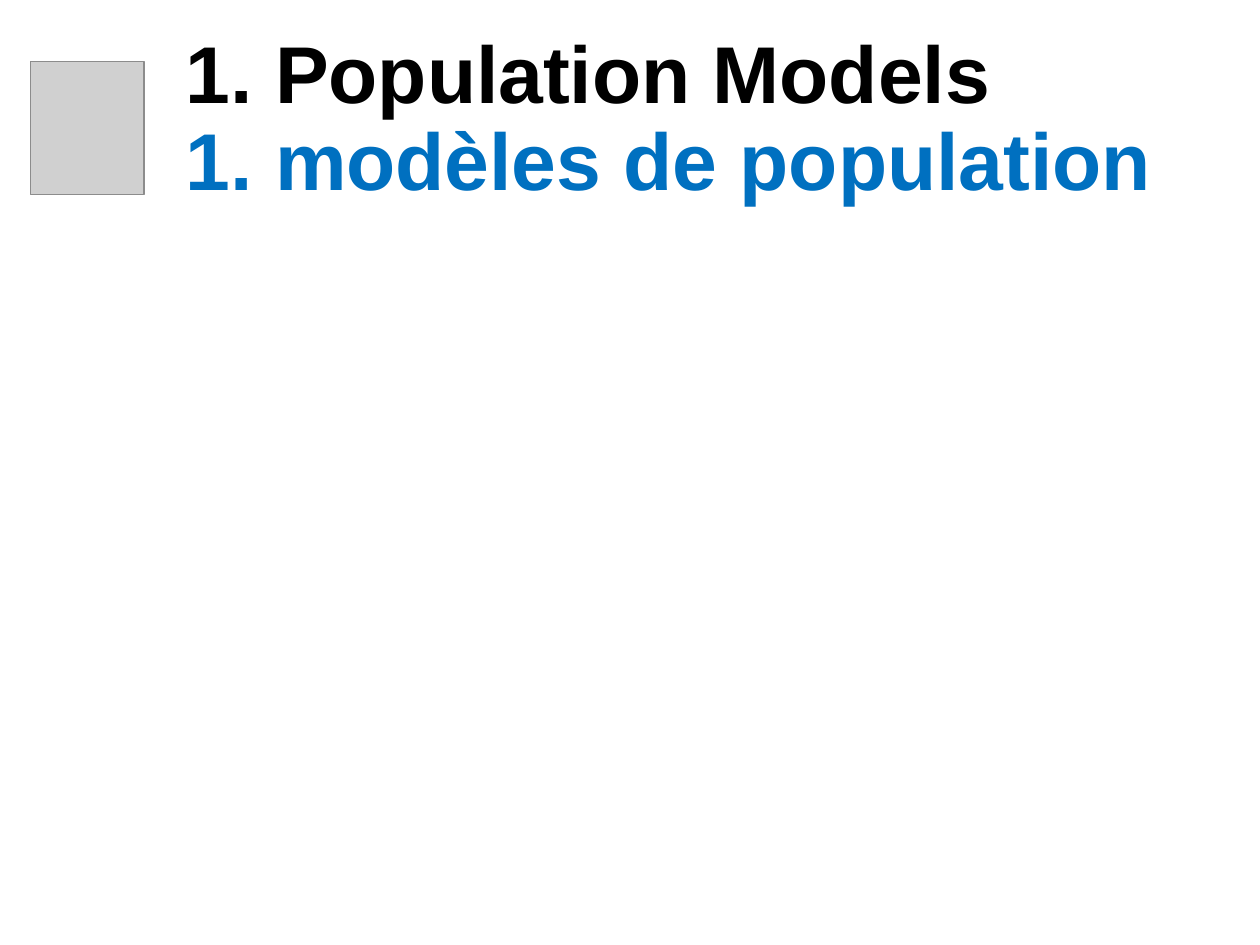
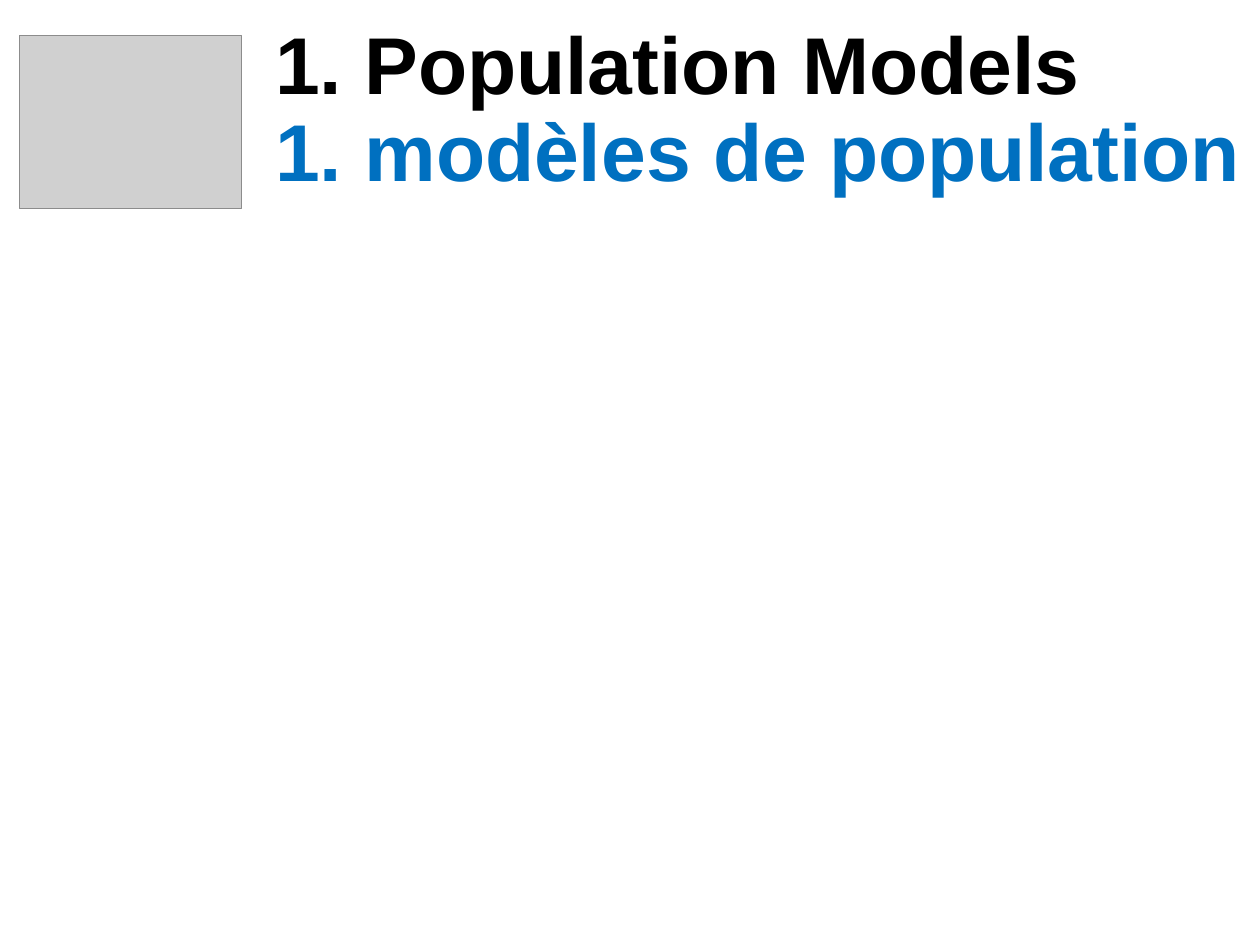
Before and after one commit to brooklabteam/E2M2, a slide deck: slide 13 of E2M2-2020/Lectures-ppt/IntroCompartmentalModels.pptx. Drawn at 1260x945 pixels with LibreOffice and Linux fonts; fonts in the diff are those of the drawing; grey boxes stand for pictures. Boxes give left, top, right and bottom in pixels: in the first picture for what was removed or moved away, otherwise in the second. Text is boxed around its words. In the diff, an @@ line names an element or a change of style, - is before the commit and + after.

```diff
--- a/E2M2-2020/Lectures-ppt/IntroCompartmentalModels.pptx
+++ b/E2M2-2020/Lectures-ppt/IntroCompartmentalModels.pptx
@@ picture added at (x1=19, y1=35, x2=241, y2=209) @@
@@ title "1. Population Models 1. modèles ..." moved from (x1=186, y1=44, x2=1151, y2=205) to (x1=275, y1=35, x2=1240, y2=195) @@
@@ picture removed at (x1=30, y1=62, x2=144, y2=195) @@
```
Also in this commit, not shown: 4 other slides changed, 8 slides added, 9 other files.
